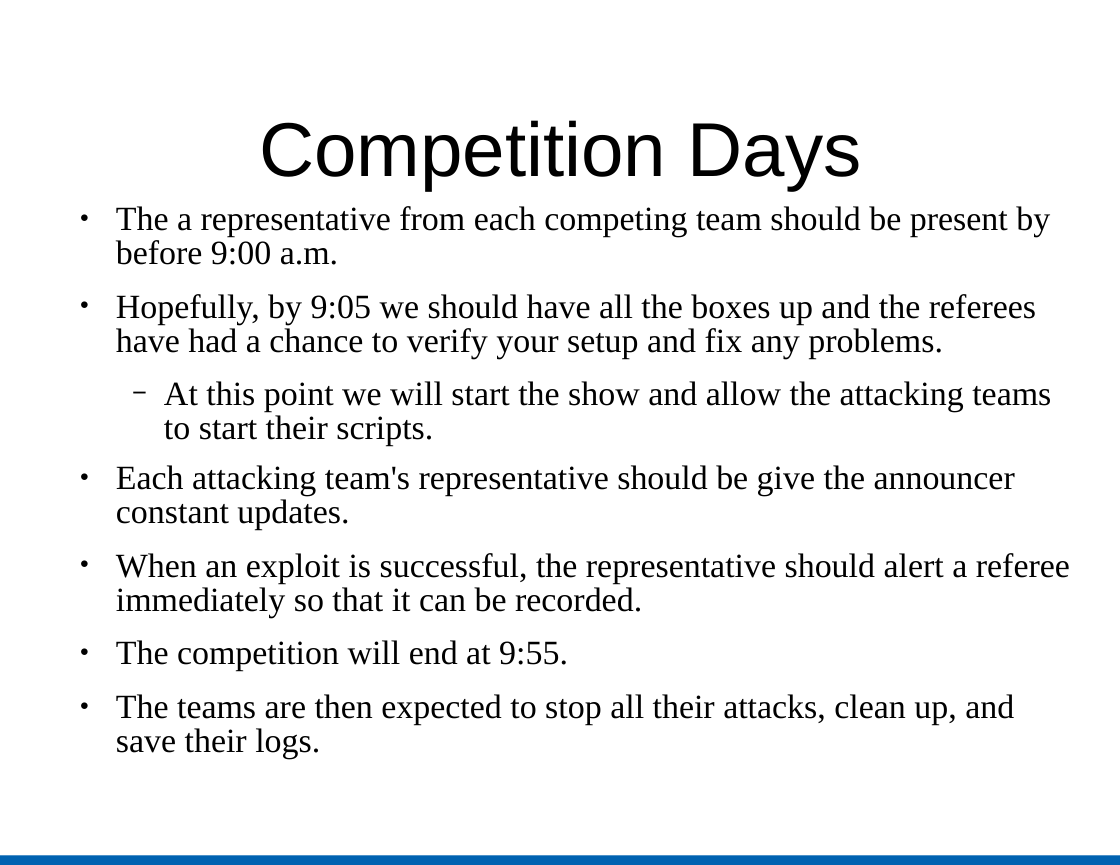
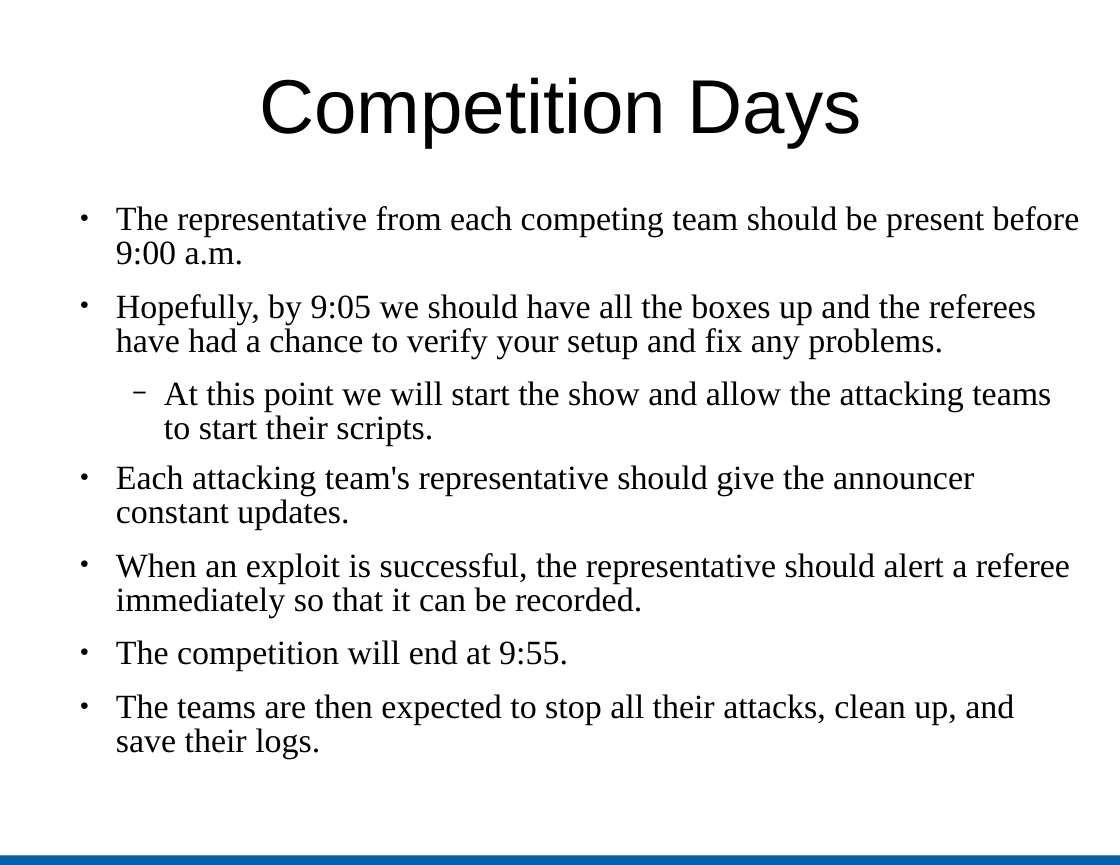
Before and after one commit to troynunnally/NetSecLab, a slide deck: slide 18 of assets/files/NetSecLab.ppt. Drawn at 1120x865 pixels with LibreOffice and Linux fonts; fonts in the diff are those of the drawing. Boxes give left, top, right and bottom in pixels: in the first picture for what was removed or moved away, otherwise in the second. Text is boxed around its words. In the diff, an @@ line names an element or a change of style, - is before the commit and + after.

```diff
--- a/assets/files/NetSecLab.ppt
+++ b/assets/files/NetSecLab.ppt
@@ title "Competition Days": place and size @@
-title "Competition Days" at [259,120,861,190]
+title "Competition Days" at [259,77,861,147]
@@ text at [116,206,1080,265]: text changed @@
-● The a representative from each competing team should be present by before 9:00 a.m.
+● The representative from each competing team should be present before 9:00 a.m.
@@ text at [116,465,974,530]: text changed @@
-● Each attacking team's representative should be give the announcer constant updates.
+● Each attacking team's representative should give the announcer constant updates.
```
Also in this commit, not shown: 19 other slides changed, 2 slides added, 2 slides removed, 6 other files.
